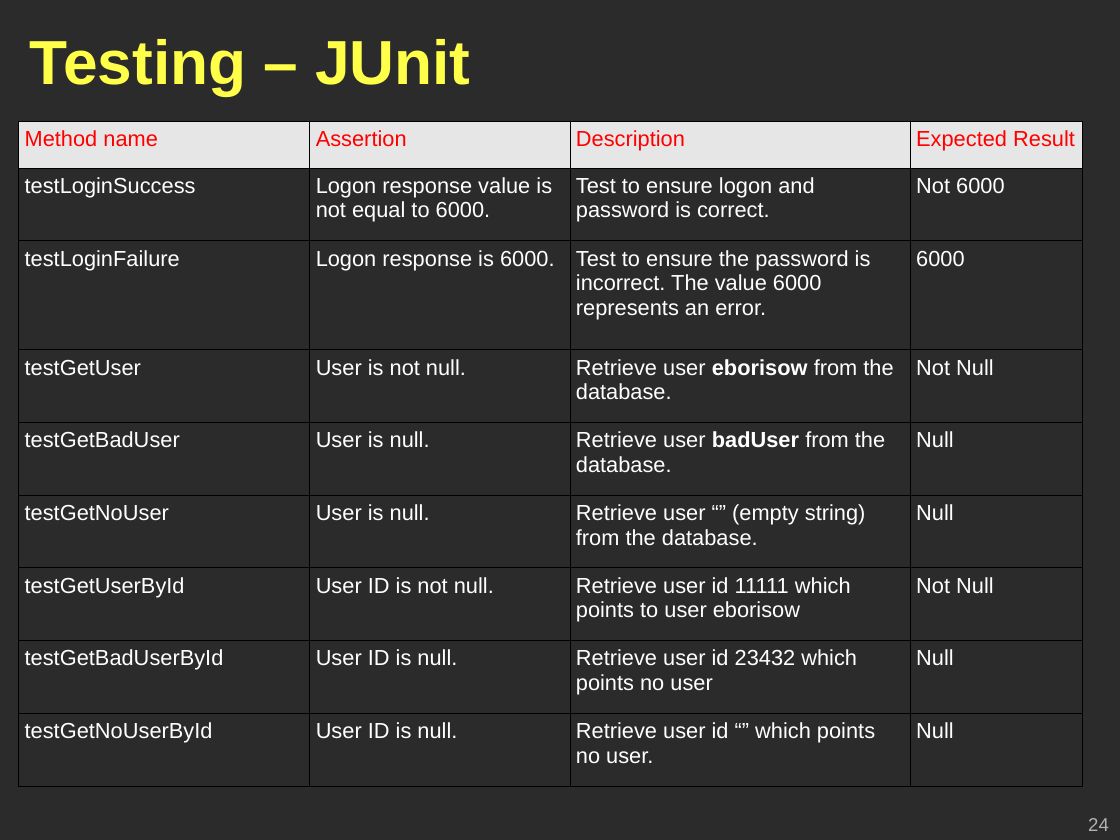
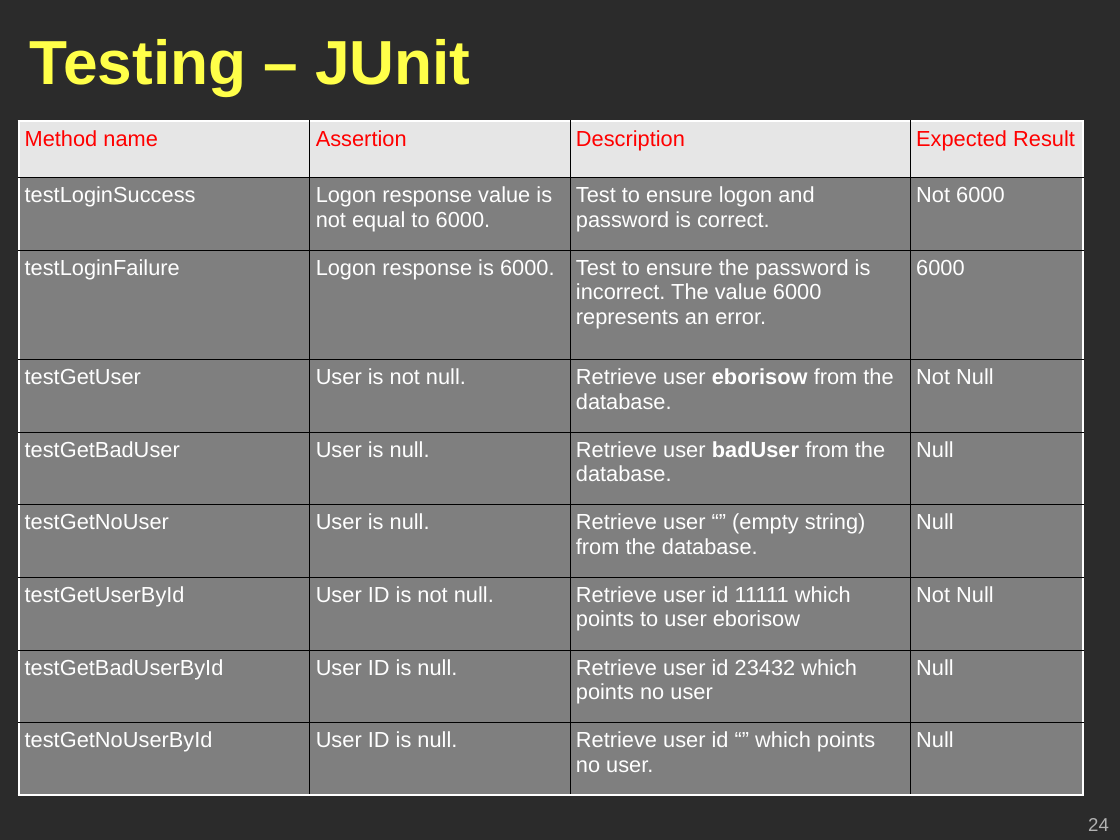
Before and after one commit to Geoffsc/psu-edu-sweng500, a slide deck: slide 24 of docs/presentation/sweng500-carpool-presentation.ppt. Drawn at 1120x840 pixels with LibreOffice and Linux fonts; fonts in the diff are those of the drawing; background and template pictures are left out; a plain dark background stands for a picture behind light text. Boxes give left, top, right and bottom in pixels: in the first picture for what was removed or moved away, otherwise in the second. Text is boxed around its words. In the diff, an @@ line names an element or a change of style, - is before the commit and + after.

Commit message:
Fill in background on tables.

```diff
--- a/docs/presentation/sweng500-carpool-presentation.ppt
+++ b/docs/presentation/sweng500-carpool-presentation.ppt
@@ table at [19,121,1083,795] @@
@@ fill none to #7F7F7F in 32 cells @@
@@ borders changed @@
```
Also in this commit, not shown: 3 other slides changed.
